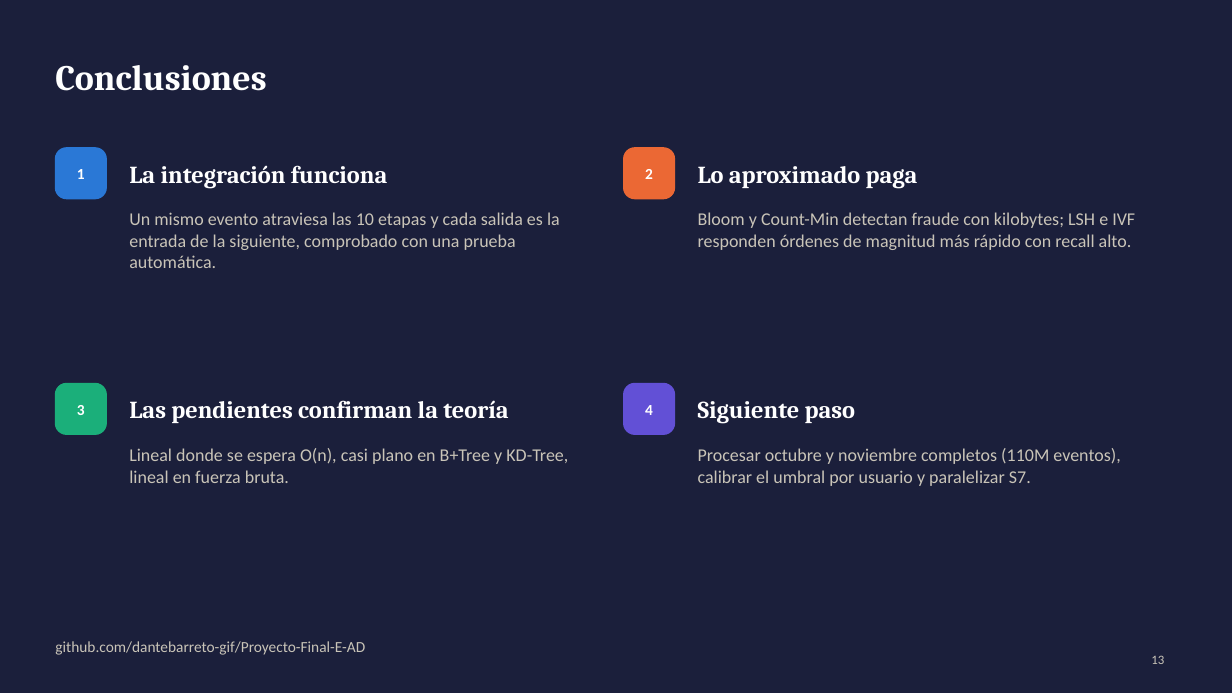
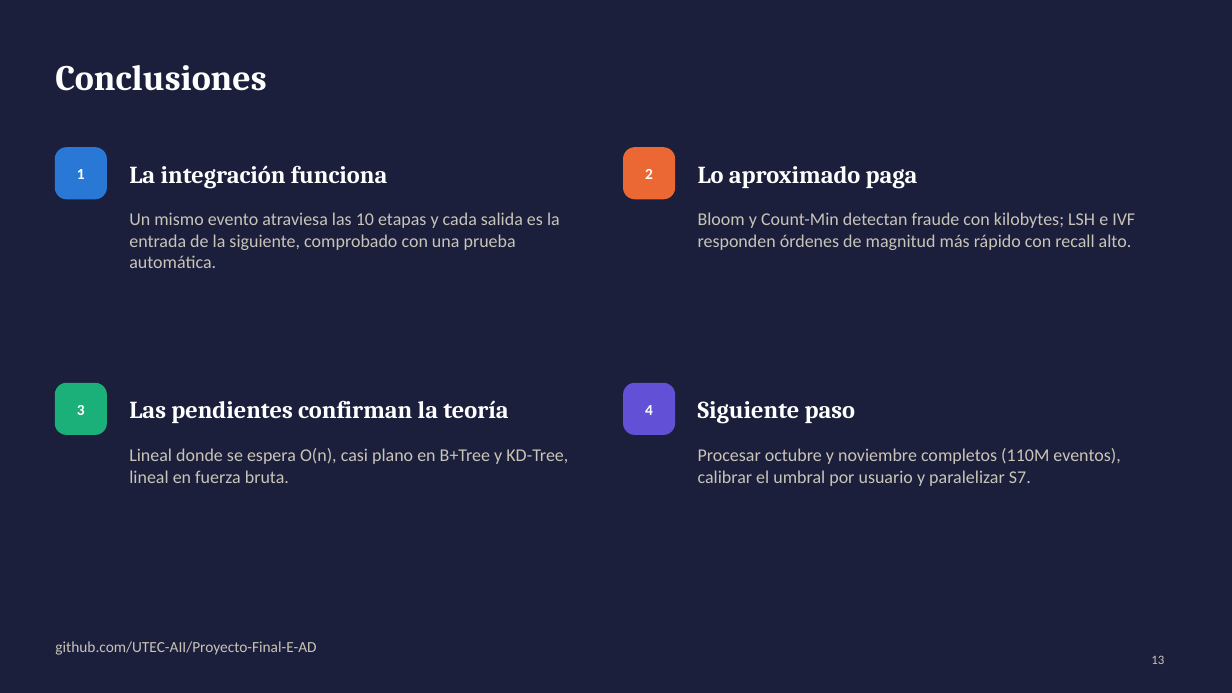
Before and after one commit to UTEC-AII/Proyecto-Final-E-AD, a slide deck: slide 13 of report/Presentacion_Final.pptx. Drawn at 1232x693 pixels with LibreOffice and Linux fonts; fonts in the diff are those of the drawing. Boxes give left, top, right and bottom in pixels: in the first picture for what was removed or moved away, otherwise in the second. Text is boxed around its words. In the diff, an @@ line names an element or a change of style, - is before the commit and + after.

```diff
--- a/report/Presentacion_Final.pptx
+++ b/report/Presentacion_Final.pptx
@@ text at (x1=55, y1=641, x2=316, y2=655): text changed @@
-github.com/dantebarreto-gif/Proyecto-Final-E-AD
+github.com/UTEC-AII/Proyecto-Final-E-AD
```
Also in this commit, not shown: 1 other slide changed, 3 other files.
